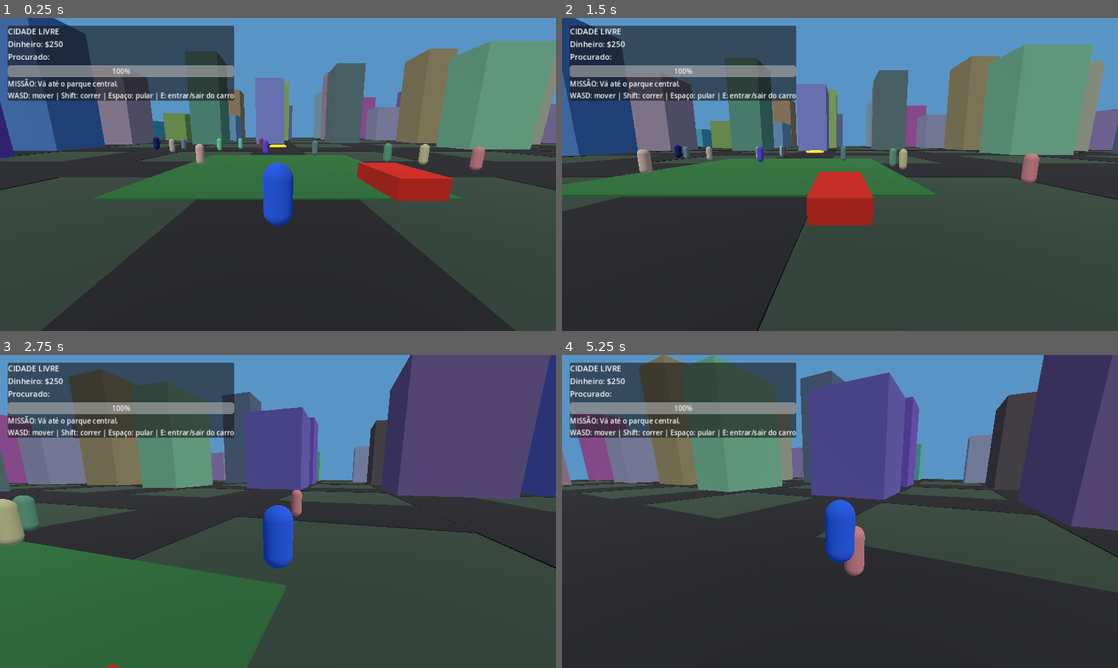
Above: before the commit, frames 1-4 (two rows, left to right).
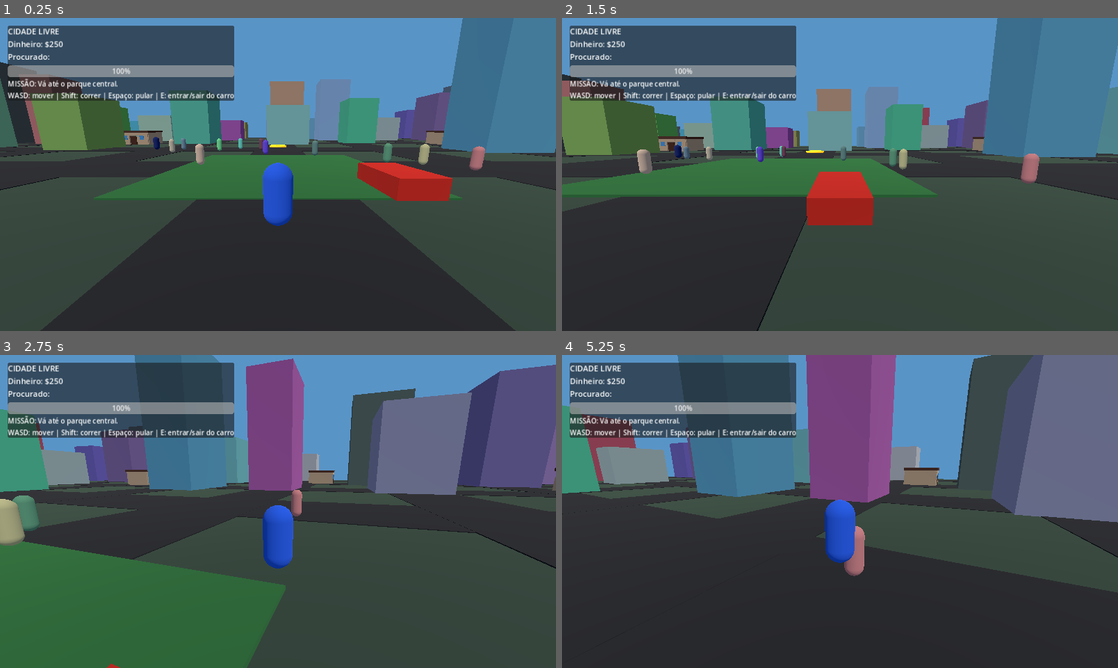
Above: after the commit, the same moments.

Repository: aykon042-cpu/CIDADE-LIVRE
Game: Godot game, scene res://scenes/Main.tscn
Two runs of this game, one before a commit and one after it. Both use one fixed random seed, a clock stepped at 60 frames per second and the inputs below.
Inputs (mouse positions are in pixels of both pictures, inside the frame that each line leads up to):
- Up to frame 1 (0.25 s): no input
- Up to frame 2 (1.5 s): move the mouse to (867, 174) at 0.52 s; hold E (interact) 0.53-1.28 s; hold W (move_forward) from 0.53 s (still down); tap Space (jump) at 0.77 s; move the mouse to (812, 174) at 1.27 s; tap E (interact) at 1.35 s
- Up to frame 3 (2.75 s): keep holding W (move_forward); tap Space (jump) at 1.52 s; move the mouse to (289, 505) at 2.02 s; hold Ctrl (sprint) from 2.03 s (still down); tap E (interact) at 2.3 s
- Up to frame 4 (5.25 s): keep holding W (move_forward); move the mouse to (834, 517) at 2.77 s; release Ctrl (sprint) at 2.78 s; tap E (interact) at 2.85, 4.55 s; tap Space (jump) at 3.02, 3.77, 4.52 s; move the mouse to (878, 514) at 3.52 s; hold E (interact) 3.53-4.28 s; move the mouse to (795, 508) at 4.27 s; tap Ctrl (sprint) at 4.35 s; move the mouse to (845, 511) at 5.02 s; hold E (interact) from 5.03 s (still down)

The runs differ from the first frame. In frame 1, 25% of the frame differs, in the area x 0-100%, y 0-45%; in frame 2, 25%; in frame 3, 26%; in frame 4, 32%, in the area x 0-100%, y 0-56%.
Error in both runs: Invalid assignment of property or key 'waypoints' with value of type 'Array' on a base object of type 'VehicleBody3D (CityTrafficVehicle)'. (res://scripts/worl…

Commit message:
Integrate six enterable furnished homes into city blocks

Diff:
--- a/CIDADE_LIVRE_GODOT/scripts/world.gd
+++ b/CIDADE_LIVRE_GODOT/scripts/world.gd
@@ -8,6 +8,7 @@
 const MISSION_MANAGER_SCRIPT = preload("res://scripts/mission_manager.gd")
 const SAVE_MANAGER_SCRIPT = preload("res://scripts/save_manager.gd")
 const TRAFFIC_SCRIPT = preload("res://scripts/traffic_vehicle.gd")
+const HOUSE_SCRIPT = preload("res://scripts/residential_house.gd")
 var player: CharacterBody3D
 var wanted_level := 0
 var money := 250
@@ -26,6 +27,7 @@
 var health_bar: ProgressBar
 var mission_marker: MeshInstance3D
 var marker_material: StandardMaterial3D
+var houses: Array[Node3D] = []
 
 func _ready() -> void:
 	_build_environment()
@@ -80,12 +82,24 @@
 		for z in range(-4, 5):
 			if abs(x) < 2 and abs(z) < 2:
 				continue
+			if Vector2i(x, z) in [Vector2i(-2, -2), Vector2i(-2, 2), Vector2i(2, -2), Vector2i(2, 2), Vector2i(-3, 0), Vector2i(3, 0)]:
+				continue
 			var h := randf_range(7.0, 24.0)
 			var w := randf_range(7.0, 12.0)
 			var d := randf_range(7.0, 12.0)
 			var pos := Vector3(x * 20.0 + randf_range(-3, 3), h / 2.0, z * 20.0 + randf_range(-3, 3))
 			_add_box(pos, Vector3(w, h, d), Color(randf_range(0.25, 0.65), randf_range(0.25, 0.65), randf_range(0.28, 0.7)), "Building")
 	_add_box(Vector3(0, 0.08, 0), Vector3(18, 0.12, 18), Color(0.15, 0.38, 0.18), "CentralPark")
+	_spawn_houses()
+
+func _spawn_houses() -> void:
+	for cell in [Vector2i(-2, -2), Vector2i(-2, 2), Vector2i(2, -2), Vector2i(2, 2), Vector2i(-3, 0), Vector2i(3, 0)]:
+		var house := Node3D.new()
+		house.set_script(HOUSE_SCRIPT)
+		house.name = "ResidentialHouse_%02d" % houses.size()
+		house.position = Vector3(cell.x * 20.0 + 4.5, 0.0, cell.y * 20.0 + 4.5)
+		add_child(house)
+		houses.append(house)
 
 func _add_box(pos: Vector3, size: Vector3, color: Color, node_name: String) -> void:
 	var body := StaticBody3D.new()
@@ -168,6 +182,18 @@
 		if starter_vehicle.has_method("enter_vehicle"):
 			starter_vehicle.enter_vehicle(player)
 			current_vehicle = starter_vehicle
+		return
+	var nearest_house: Node3D
+	var nearest_distance := 4.0
+	for house in houses:
+		if not is_instance_valid(house):
+			continue
+		var distance := player.global_position.distance_to(house.global_position)
+		if distance <= nearest_distance:
+			nearest_distance = distance
+			nearest_house = house
+	if nearest_house != null and nearest_house.has_method("interact"):
+		nearest_house.interact(player)
 
 func _spawn_police() -> void:
 	var officer := CharacterBody3D.new()
